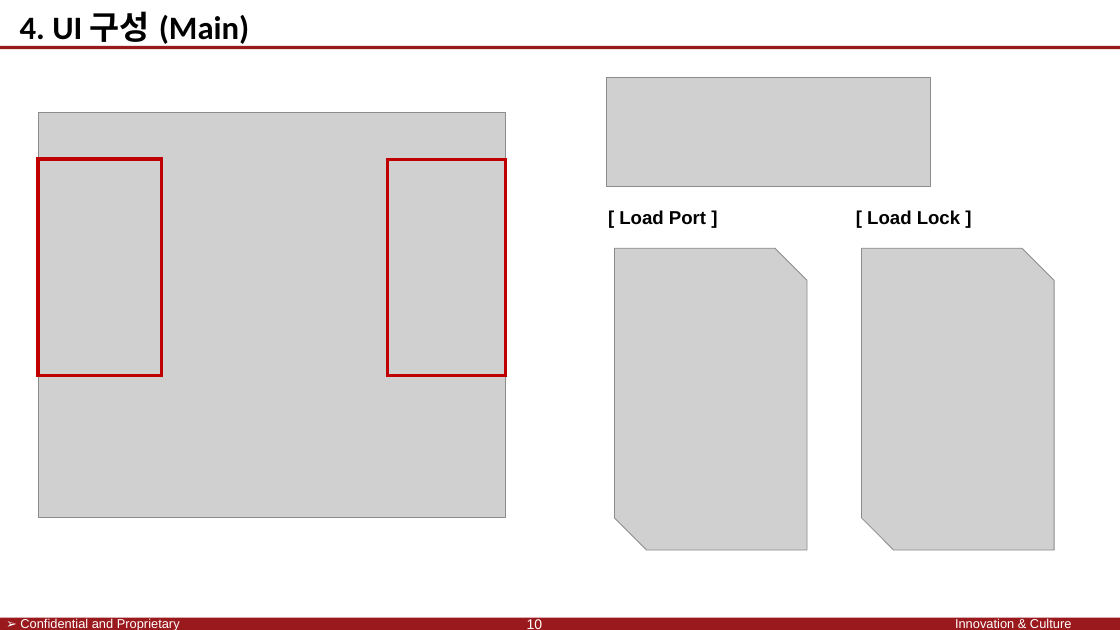
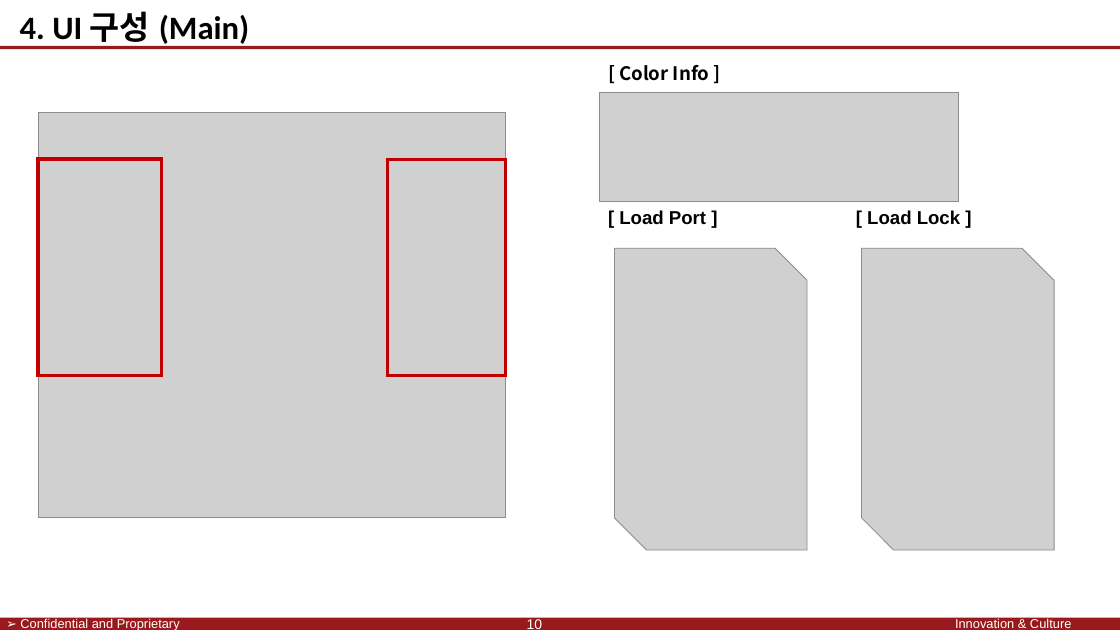
Before and after one commit to SaintSeong/JusungProject, a slide deck: slide 10 of A조 발표/A조 발표.pptx. Drawn at 1120x630 pixels with LibreOffice and Linux fonts; fonts in the diff are those of the drawing; grey boxes stand for pictures; background and template pictures are left out. Boxes give left, top, right and bottom in pixels: in the first picture for what was removed or moved away, otherwise in the second. Text is boxed around its words. In the diff, an @@ line names an element or a change of style, - is before the commit and + after.

```diff
--- a/A조 발표/A조 발표.pptx
+++ b/A조 발표/A조 발표.pptx
@@ text added at (x1=619, y1=65, x2=709, y2=81), 16 pt, text #000000, bold @@
+[ Color Info ]
@@ picture resized from (x1=607, y1=78, x2=931, y2=187) to (x1=600, y1=93, x2=959, y2=202) @@
```
Also in this commit, not shown: 3 other slides changed, 1 slide added.
